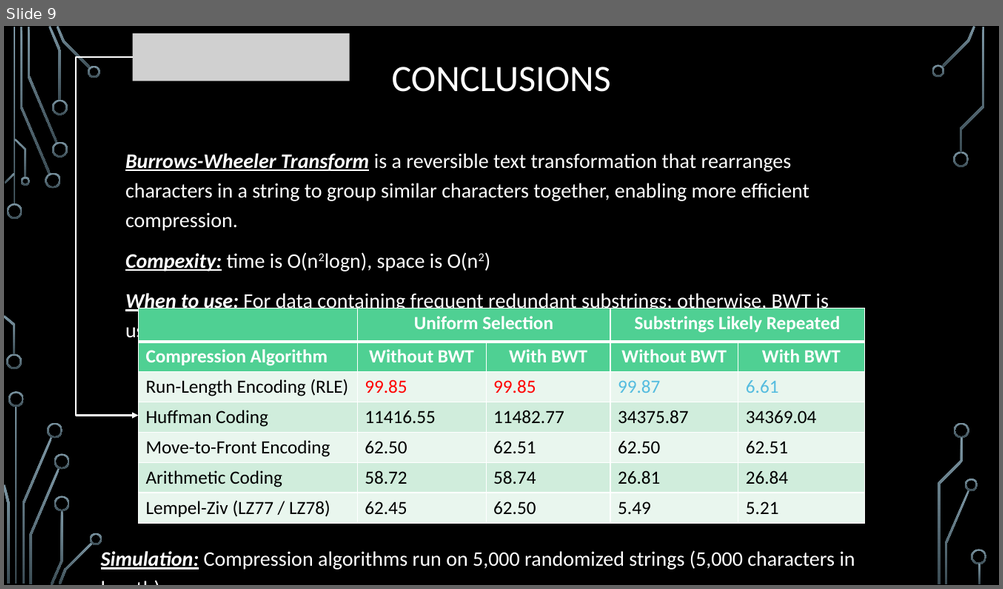
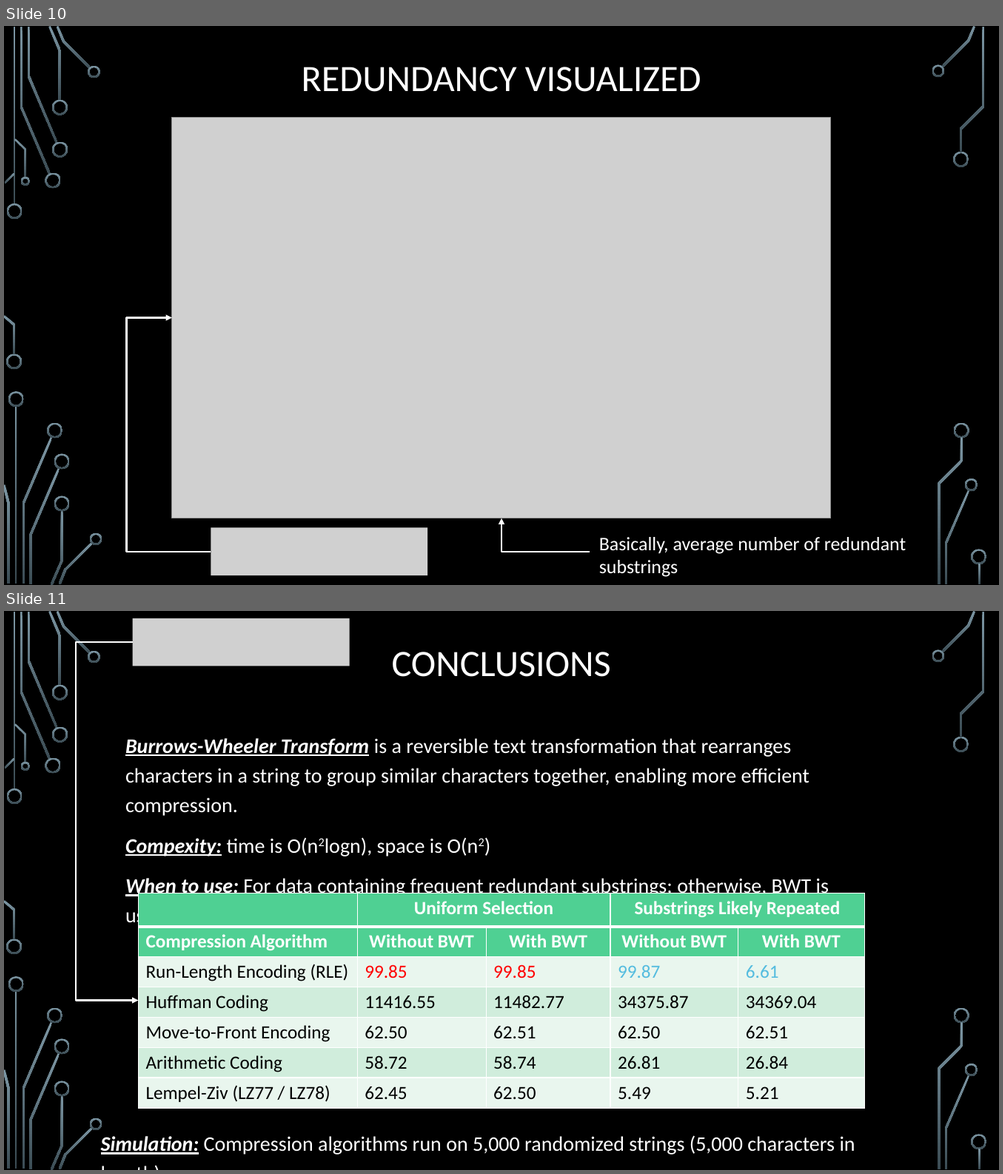
Before and after one commit to markfloryan/advalgo_projects, a slide deck: projects/11-burrowsWheelerTransform/slides/presentation_BurrowsWheelerTransform.pptx.pptx. Shown one above the other, each under a label of ours: slide 9 before the commit, slides 10 and 11 after it. The pictures are 1003x589 and 1003x1174 pixels, drawn with LibreOffice and Linux fonts; fonts in the diff are those of the drawing; grey boxes stand for pictures; background and template pictures are left out. Boxes give left, top, right and bottom in pixels: in the first picture for what was removed or moved away, otherwise in the second. Text is boxed around its words. In the diff, an @@ line names an element or a change of style, - is before the commit and + after.

```diff
--- a/projects/11-burrowsWheelerTransform/slides/presentation_BurrowsWheelerTransform.pptx.pptx
+++ b/projects/11-burrowsWheelerTransform/slides/presentation_BurrowsWheelerTransform.pptx.pptx
@@ slide 10 added at (x1=4, y1=26, x2=999, y2=585), background picture (left out); not listed: 36 template elements that a slide beside it also shows @@
@@ title added at (x1=301, y1=67, x2=701, y2=92), 36 pt, text #FFFFFF @@
+REDUNDANCY VISUALIZED
@@ picture added at (x1=172, y1=118, x2=831, y2=519) @@
@@ elbow arrow added from (210, 552) to (172, 318), #FFFFFF 1.5 pt @@
@@ picture added at (x1=210, y1=528, x2=428, y2=576) @@
@@ elbow arrow added from (589, 552) to (502, 518), #FFFFFF 1.5 pt @@
@@ text added at (x1=599, y1=537, x2=905, y2=577), 18.5 pt, text #FFFFFF @@
+Basically, average number of redundant substrings
@@ what was slide 9 is now slide 11 @@
```
Also in this commit, not shown: 1 other slide added, 1 other file.
